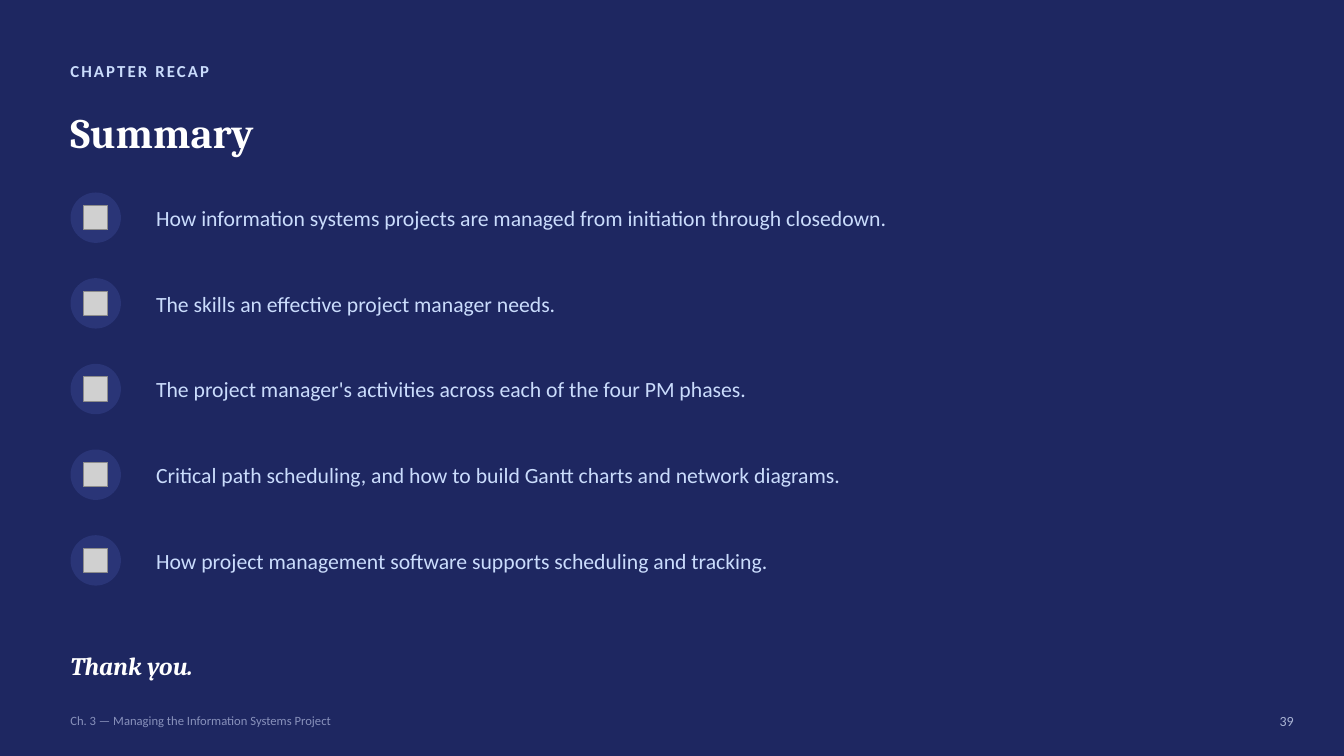
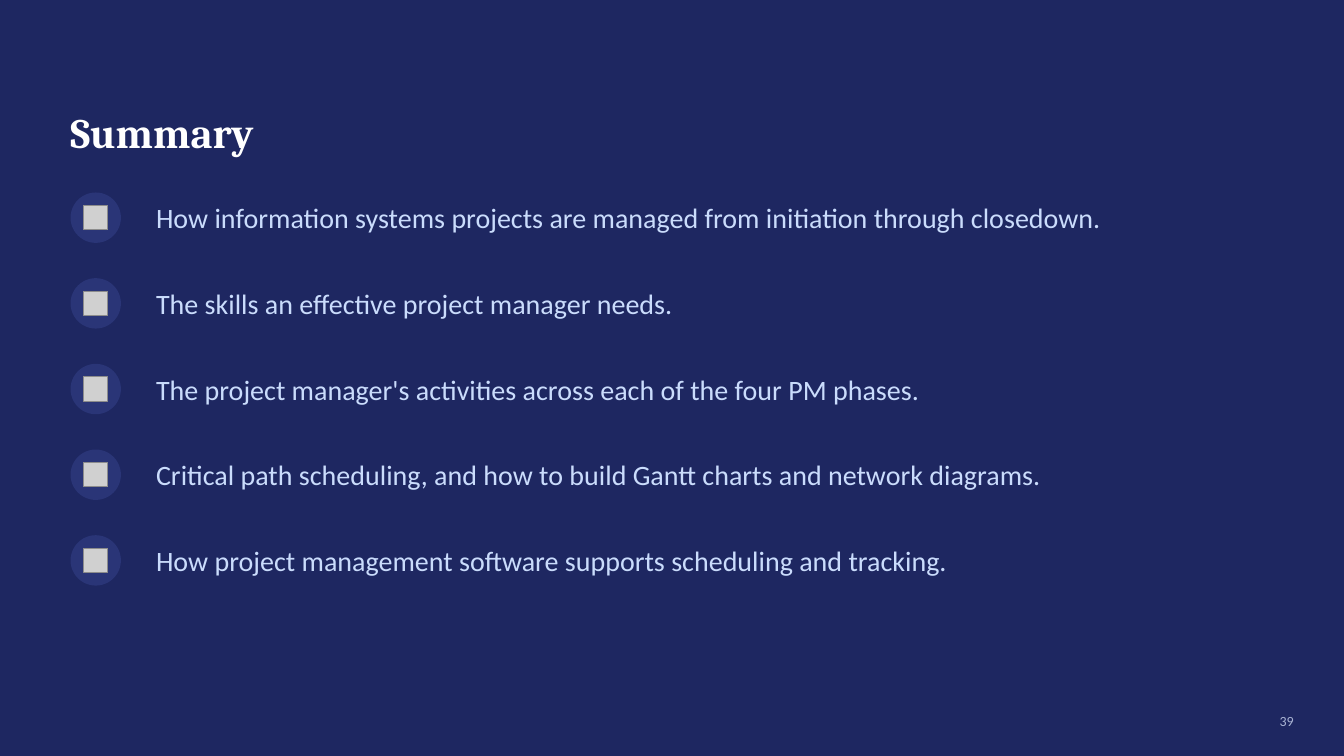
Before and after one commit to shakiliitju/Masters-in-IT, a slide deck: slide 36 of Chapter One 1448/IT 611_Advanced Information Systems Analysis and Design/Lectute Slides/hoffer_msad6e_ch03_updated.pptx. Drawn at 1344x756 pixels with LibreOffice and Linux fonts; fonts in the diff are those of the drawing; grey boxes stand for pictures. Boxes give left, top, right and bottom in pixels: in the first picture for what was removed or moved away, otherwise in the second. Text is boxed around its words. In the diff, an @@ line names an element or a change of style, - is before the commit and + after.

Commit message:
Update IT course lecture materials
Added updated lecture slide PDFs and PowerPoint files for IT 611 Systems Analysis and Design and IT 641 Data Management and Governance, including new Week 1 and revised chapter materials. Removed older ER/SQL lecture files that were superseded by the refreshed course content.

```diff
--- a/Chapter One 1448/IT 611_Advanced Information Systems Analysis and Design/Lectute Slides/hoffer_msad6e_ch03_updated.pptx
+++ b/Chapter One 1448/IT 611_Advanced Information Systems Analysis and Design/Lectute Slides/hoffer_msad6e_ch03_updated.pptx
@@ text removed at (x1=70, y1=66, x2=209, y2=77) @@
-CHAPTER RECAP
@@ size 15.5 to 20 pt in 5 elements at (x1=156, y1=208, x2=1100, y2=233), (x1=156, y1=294, x2=672, y2=319), (x1=156, y1=380, x2=919, y2=405), (x1=156, y1=465, x2=1040, y2=490), (x1=156, y1=551, x2=947, y2=576) @@
@@ text removed at (x1=70, y1=657, x2=192, y2=681) @@
-Thank you.
@@ text removed at (x1=70, y1=716, x2=331, y2=727) @@
-Ch. 3 — Managing the Information Systems Project
```
Also in this commit, not shown: 24 other slides changed, 9 other files.
